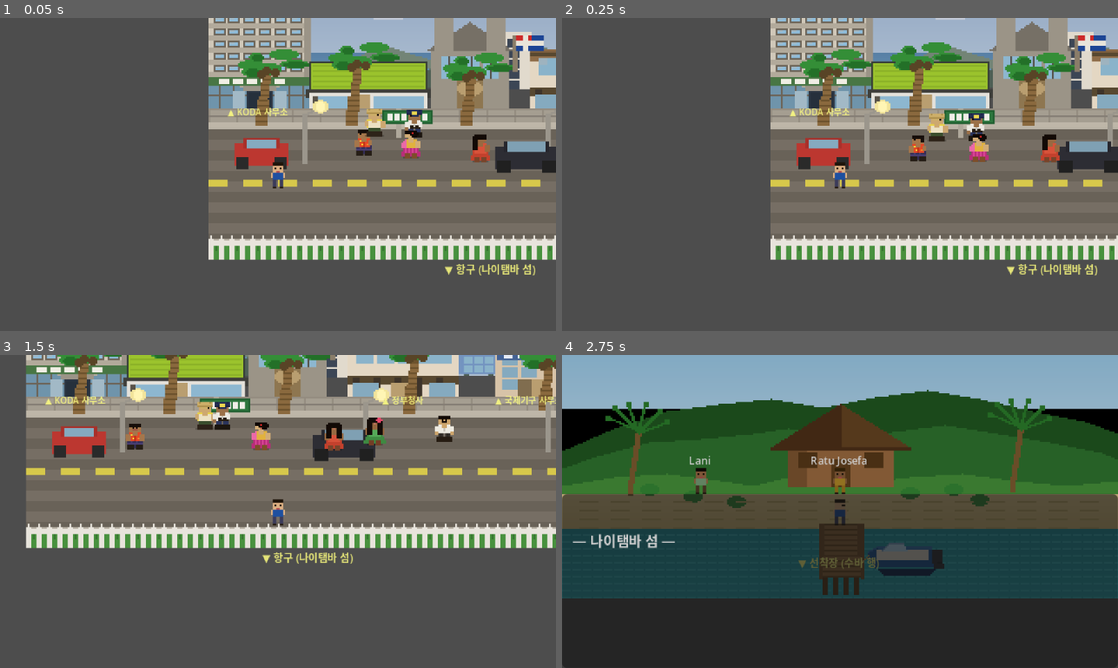
Above: before the commit, frames 1-4 (two rows, left to right).
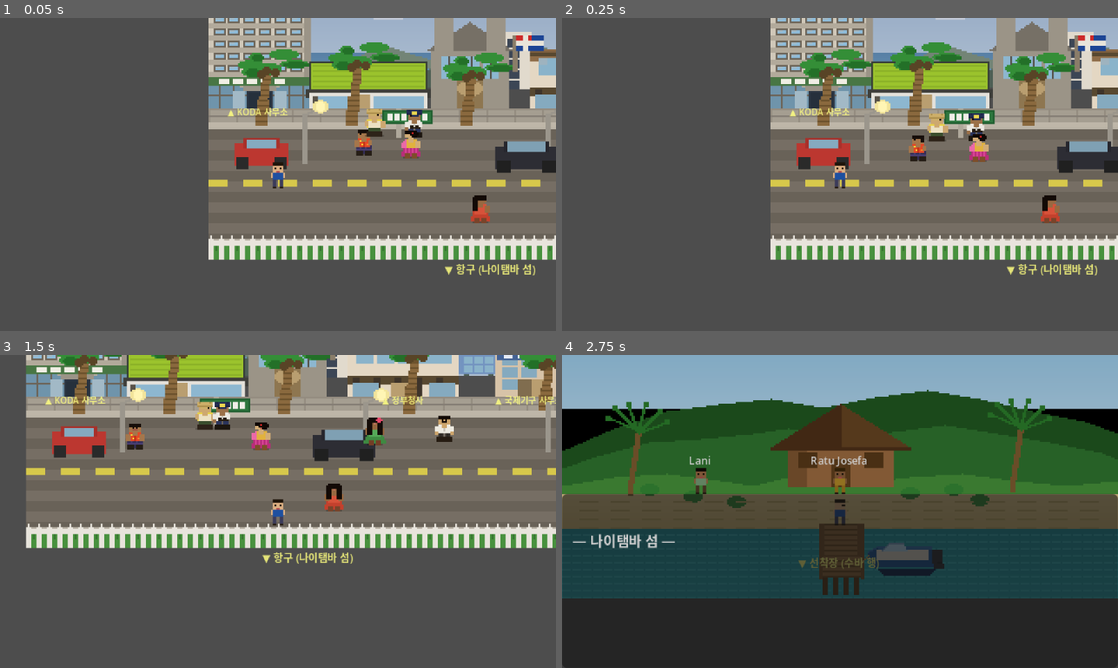
Above: after the commit, the same moments.

Repository: amnotyoung/idc-game
Game: Godot game, scene res://scenes/world/suva_street.tscn
The game is run twice, just before and just after one commit, with the same random seed, the same clock (stepped at 60 frames per second) and the same inputs. This scene is started directly instead of the project's main scene.
Inputs:
- Up to frame 1 (0.05 s): no input
- Up to frame 2 (0.25 s): no input
- Up to frame 3 (1.5 s): tap Enter (ui_accept) at 0.5, 0.77 s; hold Right (ui_right) 0.53-1.28 s; hold Down (ui_down) from 1.28 s (still down)
- Up to frame 4 (2.75 s): tap Enter (ui_accept) at 1.52 s; release Down (ui_down) at 2.03 s; hold Right (ui_right) from 2.03 s (still down)

The runs differ from the first frame. In frame 1, 0.5% of the frame differs, in the area x 84-89%, y 37-66%; in frame 2, 0.5%; in frame 3, 0.5%, in the area x 58-62%, y 21-50%; in frame 4, nothing differs.

Commit message:
auto: update suva_street.tscn
Co-Authored-By: Claude Opus 4.6 (1M context) <noreply@anthropic.com>

Diff:
--- a/scenes/world/suva_street.tscn
+++ b/scenes/world/suva_street.tscn
@@ -190,9 +190,9 @@
 [node name="CollisionShape2D" type="CollisionShape2D" parent="StreetNPCs/BulaMan"]
 shape = SubResource("npc_col")
 
-; NPC 2 — 여성 A (성당 앞 쪽)
+; NPC 2 — 여성 A (도로 아래쪽)
 [node name="BulaWoman1" type="CharacterBody2D" parent="StreetNPCs"]
-position = Vector2(155, 95)
+position = Vector2(155, 130)
 script = ExtResource("7")
 dialogue_id = "bula_woman_1"
 walk_range = 22.0
